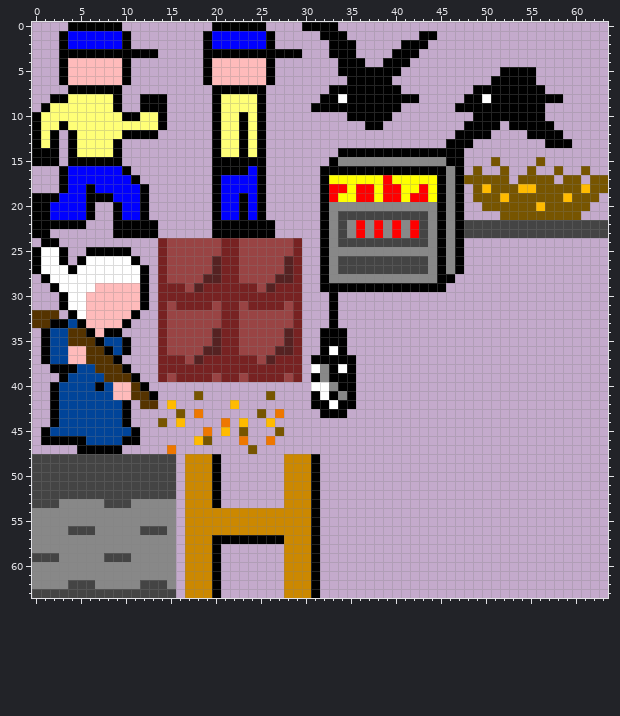
One commit to this pixel-art sprite: img/imgmap.png. Above is the file before it was changed.
The file is 64x64 pixels.
After the commit:
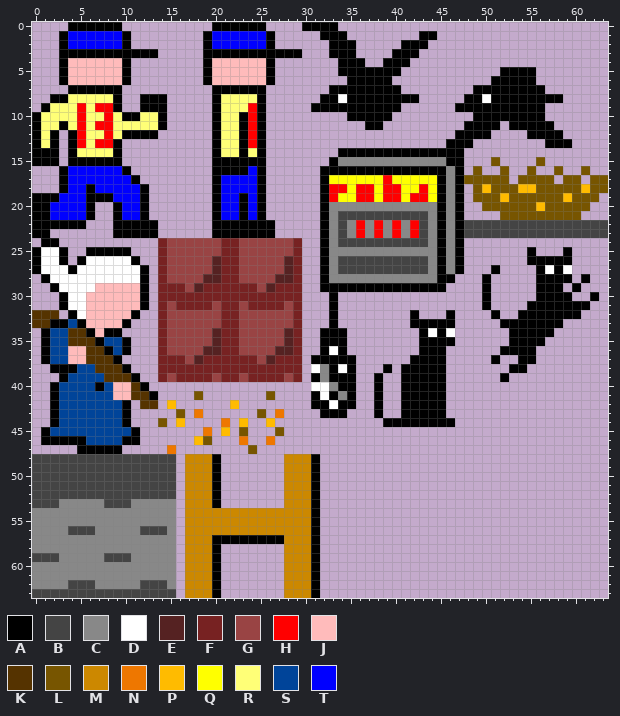
Palette (. is transparent): A #000000  B #444444  C #888888  D #ffffff  E #552222  F #772222  G #994444  H #ff0000  J #ffbbbb  K #553300  L #775500  M #cc8800  N #ee7700  P #ffbb00  Q #ffff00  R #ffff77  S #004499  T #0000ff
The edit:
The author put colour A in row 25 at x 55 and 59; in row 26 at x 55 to 59; in row 27 at x 51, 56 and 58; in row 28 at x 50, 56 to 59 and 61; in row 29 at x 50, 56 to 58 and 60; in row 30 at x 50, 56 to 59 and 62.
The author put colour A in row 31 at x 50 and 55 to 61; in row 32 at x 42, 46, 51 and 54 to 60; in row 33 at x 42 to 46 and 52 to 58; in row 34 at x 43, 45 and 53 to 57; in row 35 at x 43 to 46 and 53 to 56; in row 36 at x 43 to 45 and 52 to 55.
The author put colour A in row 37 at x 42 to 45, 51 and 54 to 55; in row 38 at x 39, 41 to 45 and 53 to 54; in row 39 at x 38, 41 to 45 and 52; in rows 40 to 43 at x 38 and 41 to 45; in row 44 at x 39 to 46.
The author put colour D in row 27 at x 57 and 59; in row 34 at x 44 and 46.
Colour R becomes colour H in row 9 at x 5, 7 to 8 and 24; in row 10 at x 5, 8 and 24; in row 11 at x 5, 7 to 8 and 24; in row 12 at x 5, 8 and 24; in row 13 at x 5, 7 to 8 and 24.
Where, in picture pixels (left, top, right, bottom), the same in both pictures:
changed: (77, 103, 113, 148)
changed: (248, 103, 257, 148)
added: (374, 247, 599, 427)
